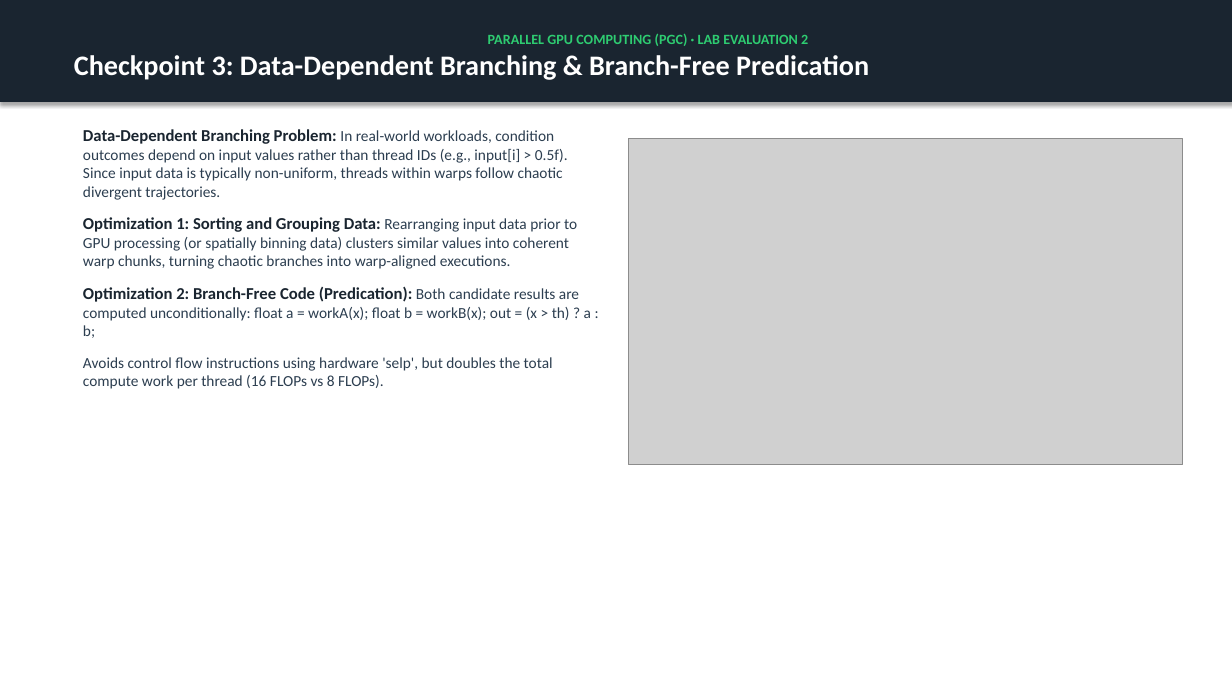
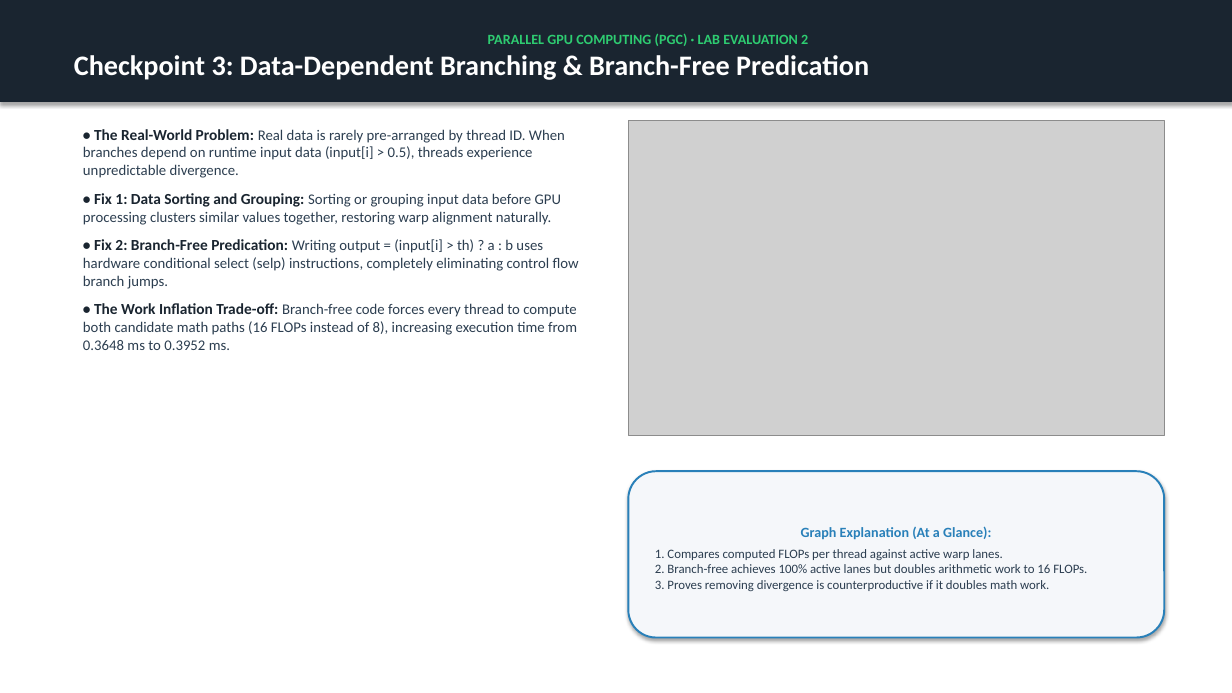
Before and after one commit to jaideep67/Parallel-Gpu-Computing, a slide deck: slide 5 of lab2_evaluation/presentation/PGC_Lab2_Warp_Divergence_Evaluation.pptx. Drawn at 1232x693 pixels with LibreOffice and Linux fonts; fonts in the diff are those of the drawing; grey boxes stand for pictures. Boxes give left, top, right and bottom in pixels: in the first picture for what was removed or moved away, otherwise in the second. Text is boxed around its words. In the diff, an @@ line names an element or a change of style, - is before the commit and + after.

Commit message:
Refactor README and presentation: Simple architecture, 3-4 points per checkpoint, and 2-3 sentence graph explanations

```diff
--- a/lab2_evaluation/presentation/PGC_Lab2_Warp_Divergence_Evaluation.pptx
+++ b/lab2_evaluation/presentation/PGC_Lab2_Warp_Divergence_Evaluation.pptx
@@ text at bbox=[83, 129, 579, 350]: text changed; size 12 to 11.5 pt @@
-Data-Dependent Branching Problem: In real-world workloads, condition outcomes depend on input values rather than thread IDs (e.g., input[i] > 0.5f). Since input data is typically non-uniform, threads within warps follow chaotic divergent trajectories.
-Optimization 1: Sorting and Grouping Data: Rearranging input data prior to GPU processing (or spatially binning data) clusters similar values into coherent warp chunks, turning chaotic branches into warp-aligned executions.
-Optimization 2: Branch-Free Code (Predication): Both candidate results are computed unconditionally: float a = workA(x); float b = workB(x); out = (x > th) ? a : b;
-Avoids control flow instructions using hardware 'selp', but doubles the total compute work per thread (16 FLOPs vs 8 FLOPs).
+• The Real-World Problem: Real data is rarely pre-arranged by thread ID. When branches depend on runtime input data (input[i] > 0.5), threads experience unpredictable divergence.
+• Fix 1: Data Sorting and Grouping: Sorting or grouping input data before GPU processing clusters similar values together, restoring warp alignment naturally.
+• Fix 2: Branch-Free Predication: Writing output = (input[i] > th) ? a : b uses hardware conditional select (selp) instructions, completely eliminating control flow branch jumps.
+• The Work Inflation Trade-off: Branch-free code forces every thread to compute both candidate math paths (16 FLOPs instead of 8), increasing execution time from 0.3648 ms to 0.3952 ms.
@@ picture: place and size @@
-picture at bbox=[628, 139, 1183, 465]
+picture at bbox=[628, 120, 1165, 435]
@@ rounded rectangle added at bbox=[628, 471, 1165, 638], fill #F5F7FA, outline #2980B9 1.5 pt, 10 pt, text #2C3E50 @@
+Graph Explanation (At a Glance):
+1. Compares computed FLOPs per thread against active warp lanes.
+2. Branch-free achieves 100% active lanes but doubles arithmetic work to 16 FLOPs.
+3. Proves removing divergence is counterproductive if it doubles math work.
```
Also in this commit, not shown: 5 other slides changed, 1 slide added, 1 slide removed, 2 other files.
